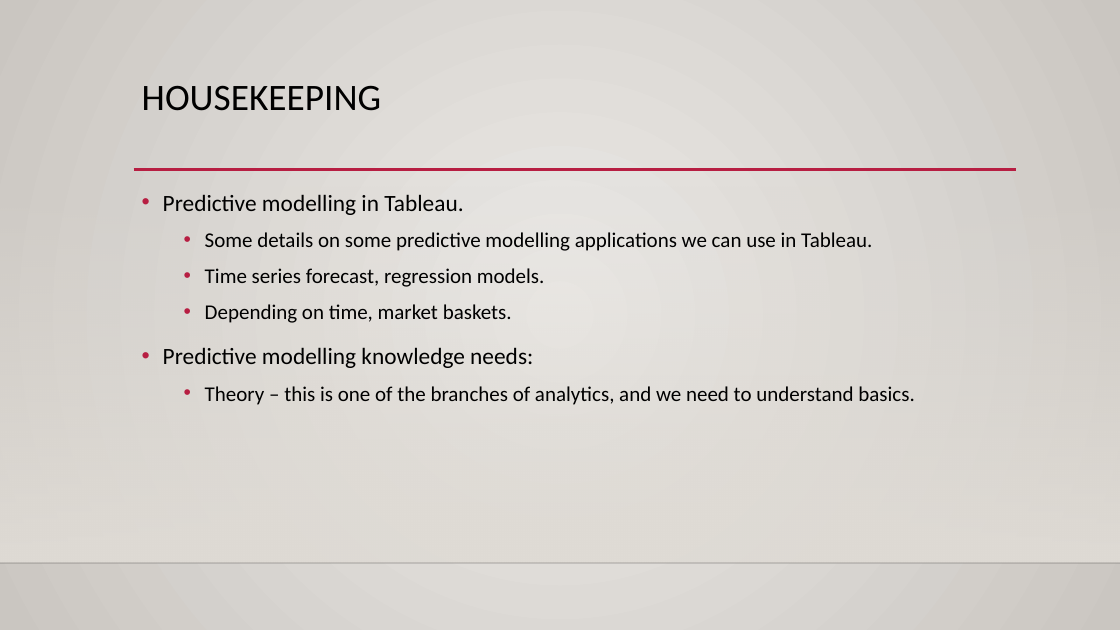
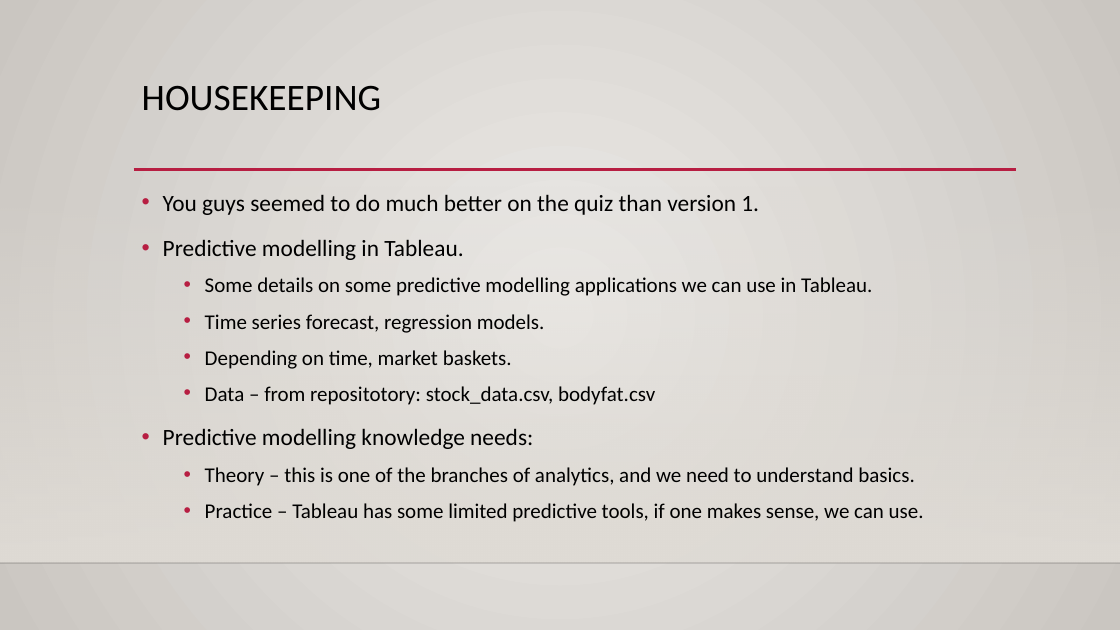
Before and after one commit to AkeemSemper/ml_datasets, a slide deck: slide 1 of slides/TimeSeries.pptx. Drawn at 1120x630 pixels with LibreOffice and Linux fonts; fonts in the diff are those of the drawing; background and template pictures are left out. Boxes give left, top, right and bottom in pixels: in the first picture for what was removed or moved away, otherwise in the second. Text is boxed around its words. In the diff, an @@ line names an element or a change of style, - is before the commit and + after.

```diff
--- a/slides/TimeSeries.pptx
+++ b/slides/TimeSeries.pptx
@@ text at (x1=163, y1=194, x2=759, y2=215): paragraph added @@
+• You guys seemed to do much better on the quiz than version 1.
@@ text at (x1=205, y1=386, x2=655, y2=405): paragraph added @@
+  • Data – from repositotory: stock_data.csv, bodyfat.csv
@@ text at (x1=205, y1=503, x2=924, y2=522): paragraph added @@
+  • Practice – Tableau has some limited predictive tools, if one makes sense, we can use.
```
Also in this commit, not shown: 3 other slides changed, 2 slides added, 1 other file.
